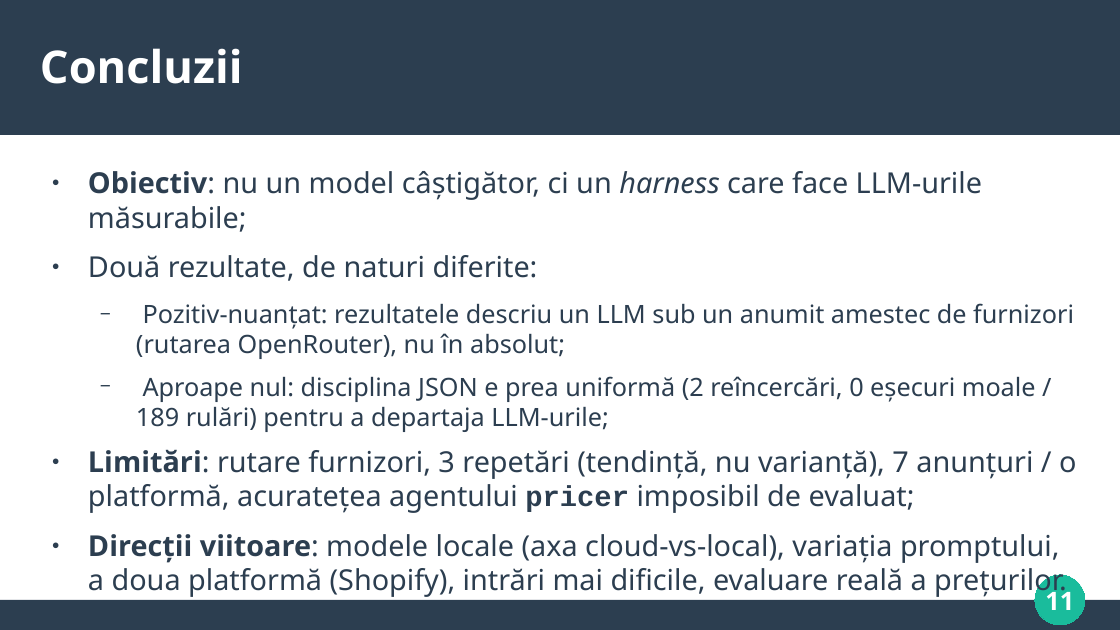
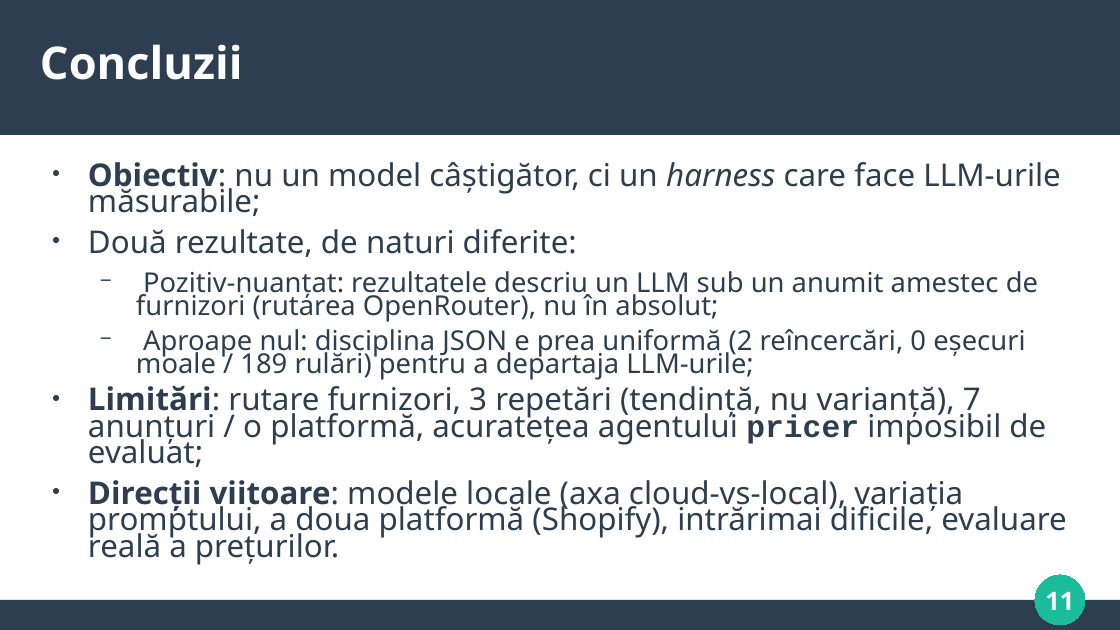
Before and after one commit to KpuBemKa/docs-usm, a slide deck: slide 11 of teza/prezentation-teza.pptx. Drawn at 1120x630 pixels with LibreOffice and Linux fonts; fonts in the diff are those of the drawing. Boxes give left, top, right and bottom in pixels: in the first picture for what was removed or moved away, otherwise in the second. Text is boxed around its words. In the diff, an @@ line names an element or a change of style, - is before the commit and + after.

```diff
--- a/teza/prezentation-teza.pptx
+++ b/teza/prezentation-teza.pptx
@@ title "Concluzii" at [40,44,243,80]: line spacing 1 to 0.9 @@
@@ text at [88,162,1060,467]: size 20.4 to 22.2 pt in "Obiectiv: nu un model câștigător, ci un ...", "Două rezultate, de naturi diferite:", "Limitări: rutare furnizori, 3 repetări (tendință, nu ..."; size 17.9 to 19.4 pt in "Pozitiv-nuanțat: rezultatele descriu un LLM sub un ...", "Aproape nul: disciplina JSON e prea uniformă ..."; line spacing 1 to 0.7; more space between paragraphs @@
@@ text at [88,480,1066,565]: text changed; size 20.4 to 22.2 pt @@
-● Direcții viitoare: modele locale (axa cloud-vs-local), variația promptului, a doua platformă (Shopify), intrări mai dificile, evaluare reală a prețurilor.
+● Direcții viitoare: modele locale (axa cloud-vs-local), variația promptului, a doua platformă (Shopify), intrărimai dificile, evaluare reală a prețurilor.
```
Also in this commit, not shown: 10 other slides changed, 2 other files.
